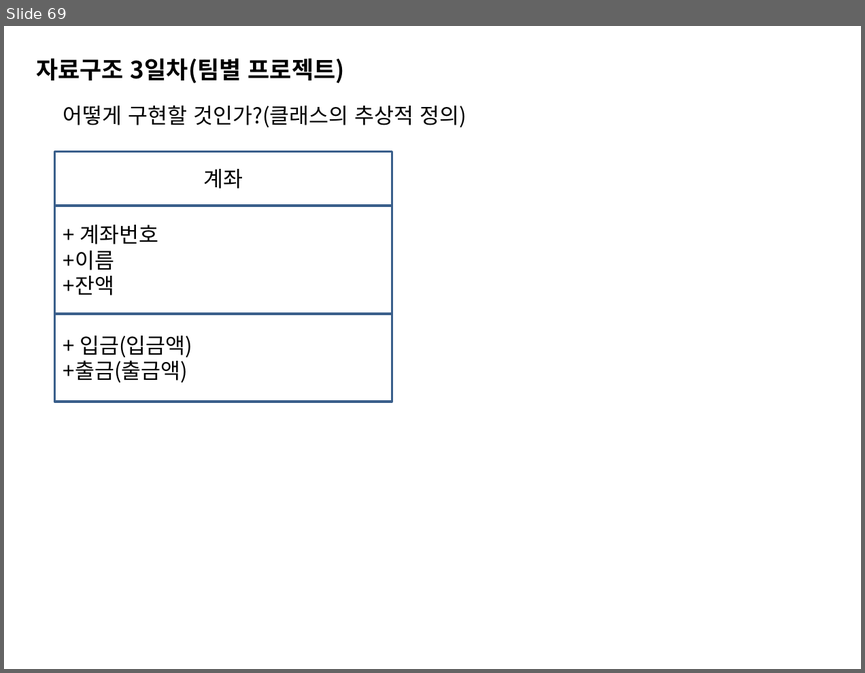
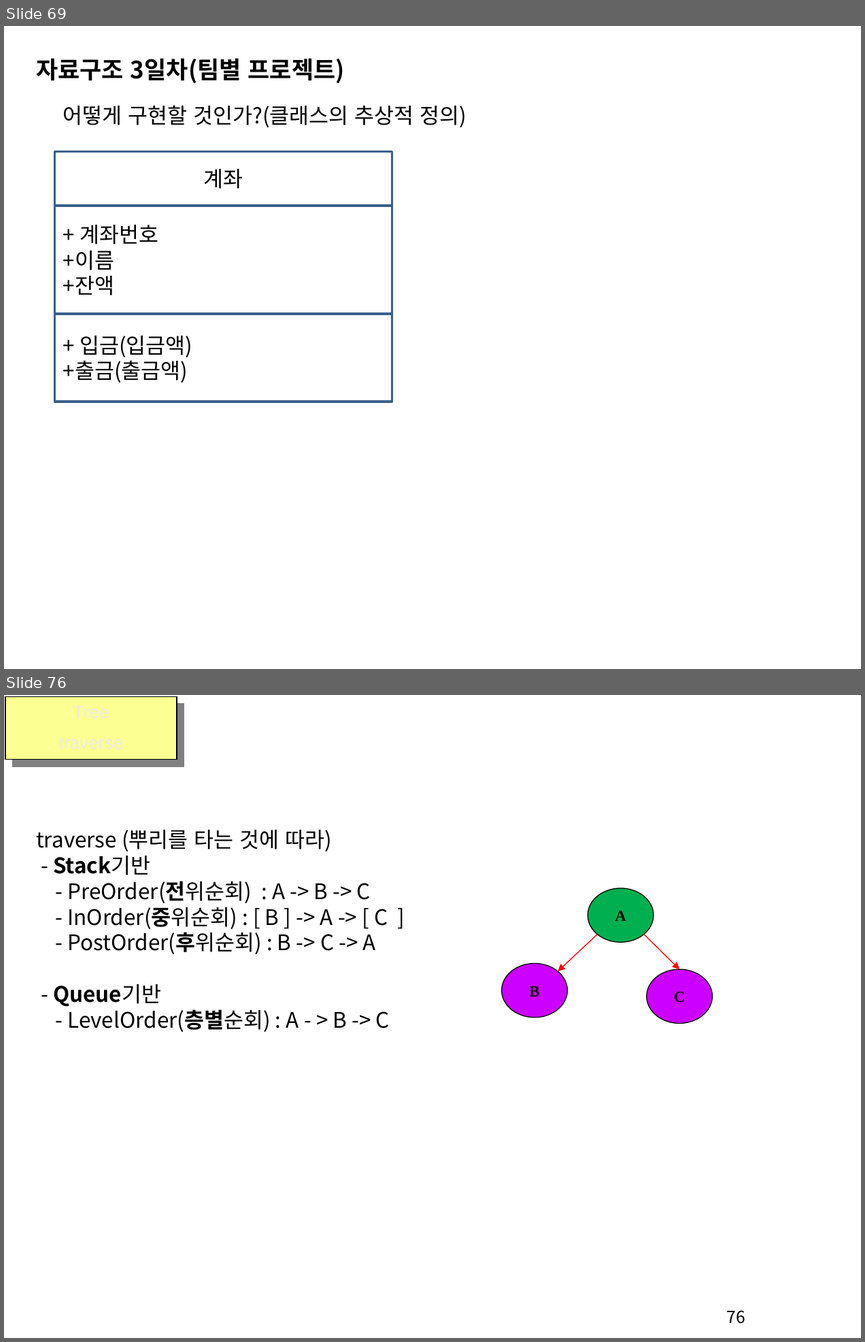
Before and after one commit to sing2song/TILDS, a slide deck: Java자료구조.pptx. Shown one above the other, each under a label of ours: slide 69 before the commit, slides 69 and 76 after it; the slides between them are not shown. The pictures are 865x673 and 865x1342 pixels, drawn with LibreOffice and Linux fonts; fonts in the diff are those of the drawing. Boxes give left, top, right and bottom in pixels: in the first picture for what was removed or moved away, otherwise in the second. Text is boxed around its words. In the diff, an @@ line names an element or a change of style, - is before the commit and + after.

```diff
--- a/Java자료구조.pptx
+++ b/Java자료구조.pptx
@@ slide 76 added at (x1=4, y1=695, x2=861, y2=1338), background #FFFFFF @@
@@ rectangle added at (x1=6, y1=697, x2=177, y2=759), fill #FCFF91, outline #000000 0.75 pt @@
@@ text added at (x1=36, y1=830, x2=390, y2=1032), 18 pt, text #000000 @@
+traverse (뿌리를 타는 것에 따라)
+- Stack기반
+- PreOrder(전위순회) : A -> B -> C
+- InOrder(중위순회) : [ B ] -> A -> [ C ]
+- PostOrder(후위순회) : B -> C -> A
+- Queue기반
+- LevelOrder(층별순회) : A - > B -> C
@@ ellipse added at (x1=587, y1=888, x2=653, y2=942), fill #00B050, outline #000000 0.75 pt, 13 pt, text #000000, bold @@
+A
@@ arrow added from (597, 934) to (558, 971), #FF0000 0.75 pt @@
@@ arrow added from (644, 934) to (679, 969), #FF0000 0.75 pt @@
@@ ellipse added at (x1=502, y1=963, x2=568, y2=1017), fill #CC00FF, outline #000000 0.75 pt, 13 pt, text #000000, bold @@
+B
@@ ellipse added at (x1=647, y1=969, x2=713, y2=1023), fill #CC00FF, outline #000000 0.75 pt, 13 pt, text #000000, bold @@
+C
@@ page number added at (x1=727, y1=1310, x2=745, y2=1323), 14 pt, text #000000 @@
+76
```
Also in this commit, not shown: 2 slides changed, 18 other slides added, 1 slide removed, 11 other files.
